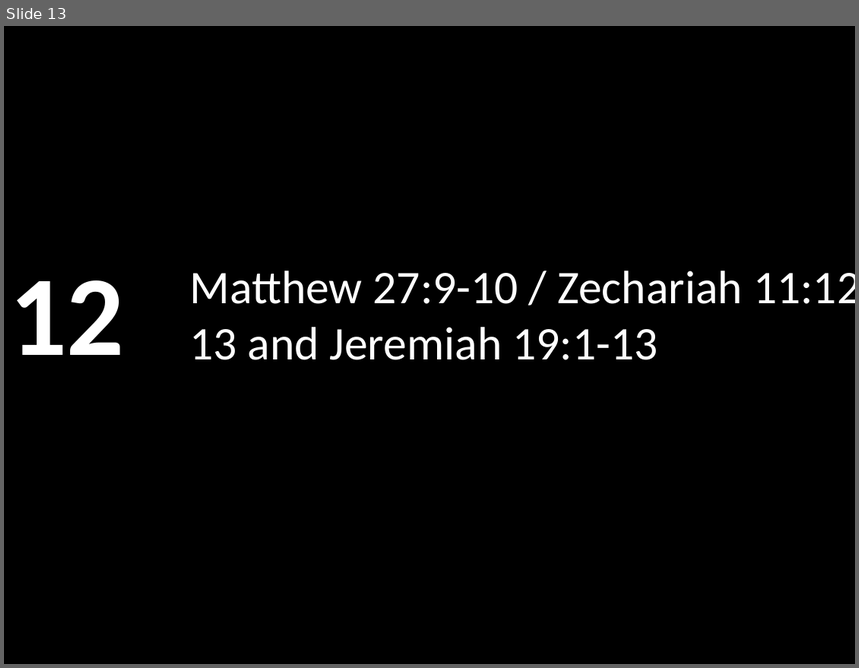
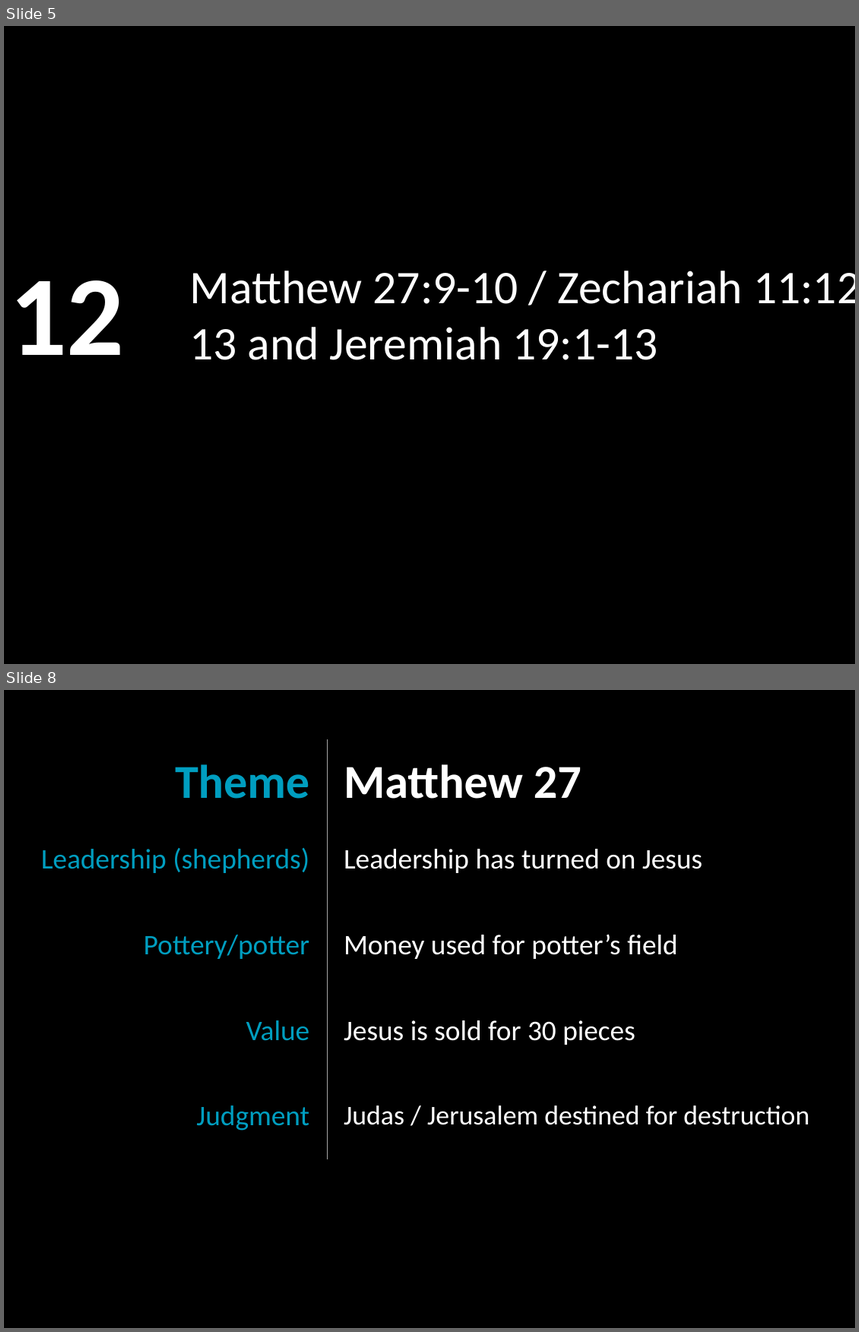
Before and after one commit to LukeMurphey/Ai1L, a slide deck: companion-website/public/files/19. Out of Context I Called My Prophecy.pptx. Shown one above the other, each under a label of ours: slide 13 before the commit, slides 5 and 8 after it; the slides between them are not shown. The pictures are 859x668 and 859x1332 pixels, drawn with LibreOffice and Linux fonts; fonts in the diff are those of the drawing. Boxes give left, top, right and bottom in pixels: in the first picture for what was removed or moved away, otherwise in the second. Text is boxed around its words. In the diff, an @@ line names an element or a change of style, - is before the commit and + after.

```diff
--- a/companion-website/public/files/19. Out of Context I Called My Prophecy.pptx
+++ b/companion-website/public/files/19. Out of Context I Called My Prophecy.pptx
@@ slide 8 added at (x1=4, y1=690, x2=855, y2=1328), background #000000 @@
@@ table added at (x1=14, y1=739, x2=844, y2=1157), 5 rows, 2 columns @@
+Theme | Matthew 27
+Leadership (shepherds) | Leadership has turned on Jesus
+Pottery/potter | Money used for potter’s field
+Value | Jesus is sold for 30 pieces
+Judgment | Judas / Jerusalem destined for destruction
@@ what was slide 13 is now slide 5 @@
```
Also in this commit, not shown: 4 other slides added.
